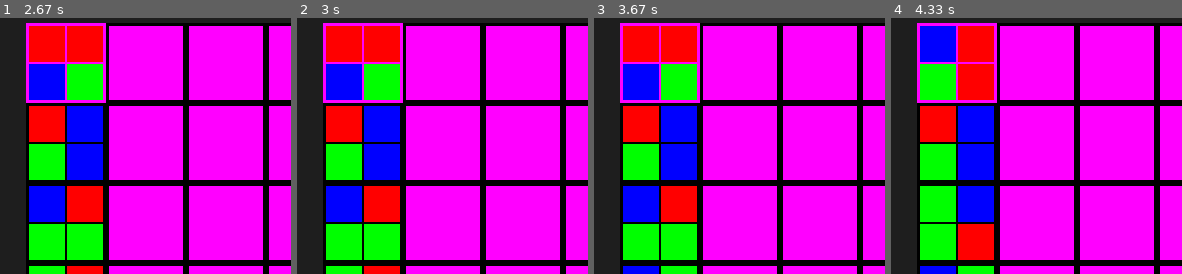
Above: before the commit, frames 1-4 (left to right).
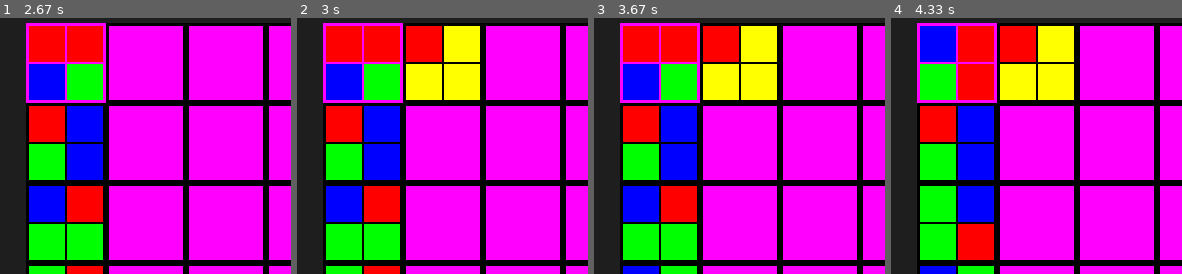
Above: after the commit, the same moments.

Repository: tillschutze/matcher
Game: pygame game, started from main.py
The game is run twice, just before and just after one commit, with the same random seed, the same clock (stepped at 60 frames per second) and the same inputs.
Inputs (mouse positions are % of the whole screen's width and height, from its top left):
- Up to frame 1 (2.67 s): click (56, 55) at 0.38 s; click "Swap" at 0.72 s; click (19, 32) at 1.05 s; click (25, 7) at 1.38 s; click (29, 27) at 1.72 s; click (51, 40) at 2.05 s; click (14, 74) at 2.38 s, where only the run after the commit has a clickable "Reveal"
- Up to frame 2 (3 s): click (65, 9) at 2.72 s
- Up to frame 3 (3.67 s): click (51, 56) at 3.05 s
- Up to frame 4 (4.33 s): click (51, 9) at 3.88 s; click (51, 40) at 4.22 s
The pictures show only the part of the screen within x 40-90%, y 0-50%; the shares and areas given below are measured in that part.

Frame 1 is identical in both runs. In frame 2, 7.4% of the frame differs, in the area x 37-63%, y 3-33%; in frame 3, 7.4%; in frame 4, 7.4%.

Commit message:
reveal cards

Diff:
--- a/classes/Game.py
+++ b/classes/Game.py
@@ -63,6 +63,15 @@
     def start_reveal(self):
         self.is_revealing = True
 
+    def handle_reveal(self, clicked_cell: PlayerBoardCell):
+        if clicked_cell.card.isFaceUp:
+            return
+        for cell in self.playerBoard.cells:
+            if cell.row == clicked_cell.row and cell.col == clicked_cell.col -1 and cell.card.isFaceUp:
+                clicked_cell.card.flip()
+                self.is_revealing = False
+            else: continue
+
     def find_matching_patterns(self):
         cells: List[PlayerBoardCell] = self.playerBoard.cells
         for cell in cells:
--- a/main.py
+++ b/main.py
@@ -1,6 +1,6 @@
 from typing import Optional
 
-from classes.Cell import PlayerBoardCell
+from classes.Cell import PlayerBoardCell, MainBoardCell
 from classes.Colors import Color
 from classes.Game import Game
 import pygame
@@ -26,21 +26,30 @@
                 running = False
 
             game.swapButton.handle_event(event)
+            game.revealButton.handle_event(event)
 
-            if game.is_swapping and event.type == pygame.MOUSEBUTTONDOWN and event.button == 1:
-                clicked_cell = game.board.find_clicked_cell(event.pos)
-                if clicked_cell is None:
-                    continue
+            if event.type == pygame.MOUSEBUTTONDOWN and event.button == 1:
+                if game.is_swapping:
+                    clicked_cell: Optional[MainBoardCell] = game.board.find_clicked_cell(event.pos)
+                    if clicked_cell is None:
+                        continue
+                    else:
+                        game.handle_swap(clicked_cell, screen)
+                elif game.is_revealing:
+                    clicked_cell: Optional[PlayerBoardCell] = game.playerBoard.find_clicked_cell(event.pos)
+                    if clicked_cell is None:
+                        continue
+                    else:
+                        game.handle_reveal(clicked_cell)
+
                 else:
-                    game.handle_swap(clicked_cell, screen)
+                    clicked_cell: Optional[PlayerBoardCell] = game.playerBoard.find_clicked_cell(event.pos)
+                    if clicked_cell is None:
+                        continue
+                    else:
+                        clicked_cell.rotate_card(game.screen)
 
-            # rotate a card by 90°
-            if not game.is_swapping and event.type == pygame.MOUSEBUTTONDOWN and event.button == 1:
-                clicked_cell: Optional[PlayerBoardCell] = game.playerBoard.find_clicked_cell(event.pos)
-                if clicked_cell is None:
-                    continue
-                else:
-                    clicked_cell.rotate_card(game.screen)
+
 
 
         # Clear the screen.
